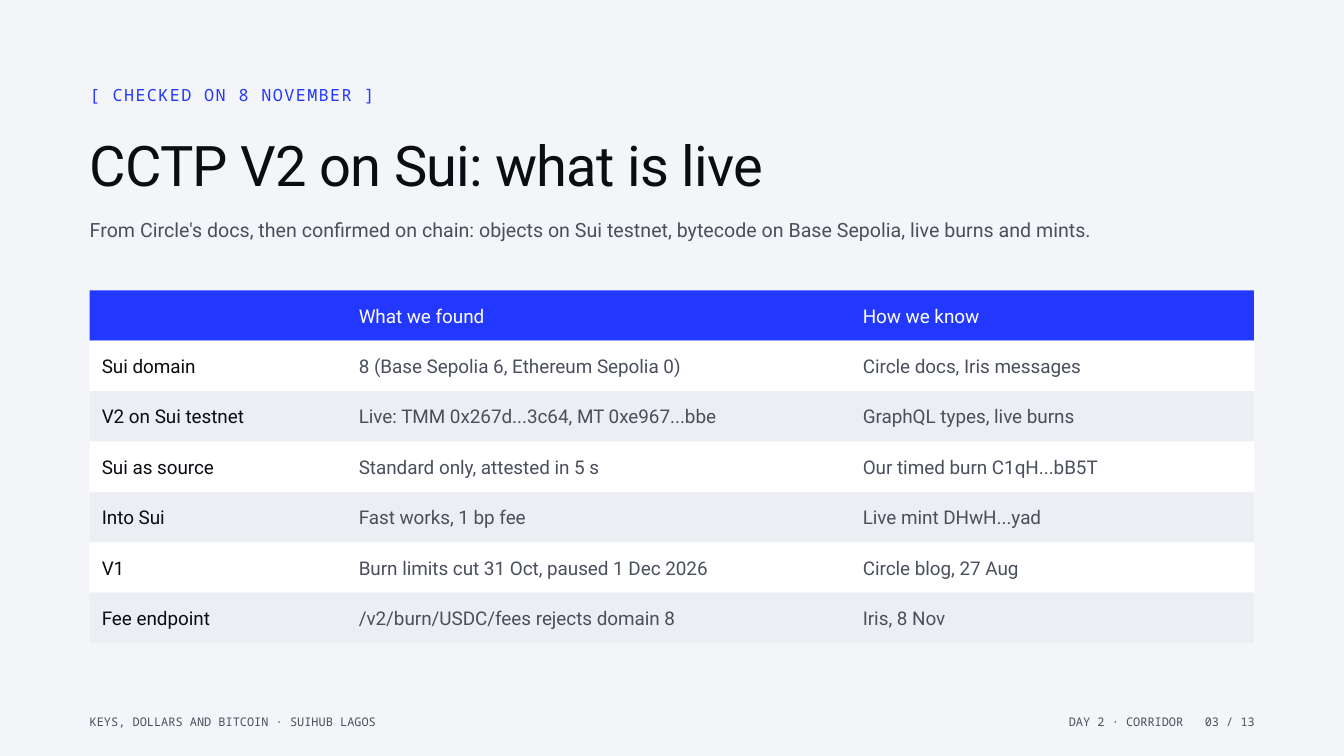
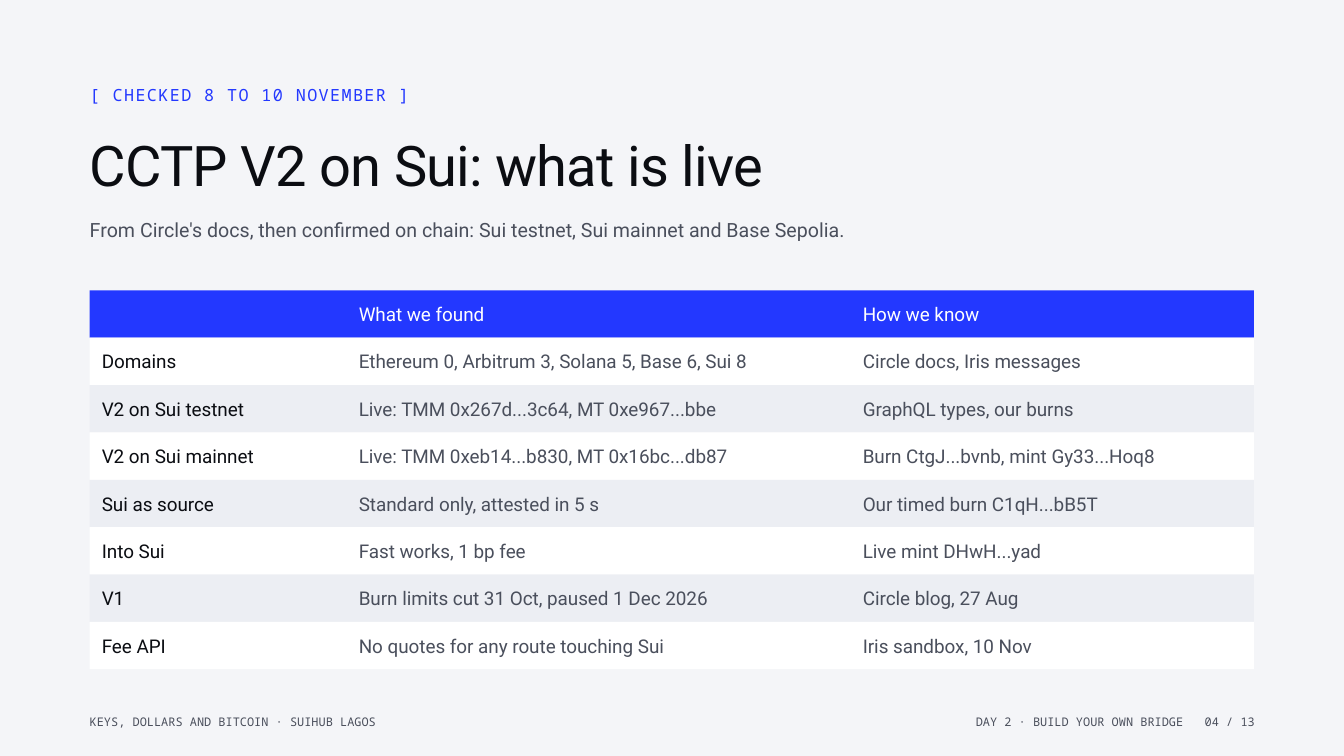
Before and after one commit to Nuel-osas/day2-corridor, a slide deck: slide 4 of teaching/Day2_Build_Your_Own_Bridge.pptx (slide 3 before the commit). Drawn at 1344x756 pixels with LibreOffice and Linux fonts; fonts in the diff are those of the drawing. Boxes give left, top, right and bottom in pixels: in the first picture for what was removed or moved away, otherwise in the second. Text is boxed around its words. In the diff, an @@ line names an element or a change of style, - is before the commit and + after.

Commit message:
teaching: rebuild the Day 2 deck around building a Setsuna-style bridge app
The class is meant to teach students to build a bridge like bridge.setsuna.finance, and the first
deck taught one Sui to Base corridor. The thirteen slides now walk the product: the six parts of
a bridge app, what CCTP V2 runs on Sui (testnet and mainnet), the four steps, wallets per
ecosystem, Bridge Kit for EVM, our own PTBs for Sui, who pays the gas, the fee, half-done
transfers, proof from the live app, and the gotchas. Rejected: adding slides on top of the old
deck, which would break the thirteen-slide limit and keep teaching the narrower app first.

```diff
--- a/teaching/Day2_Build_Your_Own_Bridge.pptx
+++ b/teaching/Day2_Build_Your_Own_Bridge.pptx
@@ text at [113,89,386,101]: text changed @@
-[ CHECKED ON 8 NOVEMBER ]
+[ CHECKED 8 TO 10 NOVEMBER ]
@@ text at [90,222,845,241]: text changed @@
-From Circle's docs, then confirmed on chain: objects on Sui testnet, bytecode on Base Sepolia, live burns and mints.
+From Circle's docs, then confirmed on chain: Sui testnet, Sui mainnet and Base Sepolia.
@@ text removed at [102,359,196,373] @@
-Sui domain
@@ text added at [102,354,176,368], 13.5 pt, text #0B0D12 @@
+Domains
@@ text removed at [359,358,680,377] @@
-8 (Base Sepolia 6, Ethereum Sepolia 0)
@@ text added at [359,354,747,371], 13.5 pt, text #4A4F5C @@
+Ethereum 0, Arbitrum 3, Solana 5, Base 6, Sui 8
@@ 3 texts, 2 rectangles: place and size @@
-3 texts, 2 rectangles at [90,341,1254,442]
+3 texts, 2 rectangles at [90,338,1254,433]
@@ text at [863,402,1073,420]: text changed @@
-GraphQL types, live burns
+GraphQL types, our burns
@@ rectangle: place and size @@
-rectangle at [90,442,1254,492]
+rectangle at [90,433,1254,480]
@@ text added at [102,449,254,463], 13.5 pt, text #0B0D12 @@
+V2 on Sui mainnet
@@ text added at [359,449,728,466], 13.5 pt, text #4A4F5C @@
+Live: TMM 0xeb14...b830, MT 0x16bc...db87
@@ text added at [863,449,1155,467], 13.5 pt, text #4A4F5C @@
+Burn CtgJ...bvnb, mint Gy33...Hoq8
@@ rectangle: place and size @@
-rectangle at [90,492,1254,542]
+rectangle at [90,480,1254,527]
@@ 3 texts: place and size @@
-3 texts at [102,460,1098,478]
+3 texts at [102,497,1098,515]
@@ rectangle: place and size @@
-rectangle at [90,542,1254,593]
+rectangle at [90,527,1254,575]
@@ 3 texts: place and size @@
-3 texts at [102,509,1041,528]
+3 texts at [102,543,1041,562]
@@ rectangle: place and size @@
-rectangle at [90,593,1254,643]
+rectangle at [90,575,1254,622]
@@ text "V1": place and size @@
-text "V1" at [102,561,125,575]
+text "V1" at [102,591,125,605]
@@ text "Burn limits cut 31 Oct, ...": place and size @@
-text "Burn limits cut 31 Oct, ..." at [359,561,707,579]
+text "Burn limits cut 31 Oct, ..." at [359,591,707,609]
@@ text "Circle blog, 27 Aug": place and size @@
-text "Circle blog, 27 Aug" at [863,561,1018,579]
+text "Circle blog, 27 Aug" at [863,591,1018,609]
@@ rectangle added at [90,622,1254,669], fill #FFFFFF @@
@@ text removed at [359,610,675,629] @@
-/v2/burn/USDC/fees rejects domain 8
@@ text at [102,639,166,653]: text changed @@
-Fee endpoint
+Fee API
@@ text added at [359,638,664,657], 13.5 pt, text #4A4F5C @@
+No quotes for any route touching Sui
@@ text at [863,639,1032,656]: text changed @@
-Iris, 8 Nov
+Iris sandbox, 10 Nov
@@ text at [976,717,1255,726]: text changed @@
-DAY 2 · CORRIDOR 03 / 13
+DAY 2 · BUILD YOUR OWN BRIDGE 04 / 13
```
Also in this commit, not shown: 5 other slides changed, 7 slides added, 7 slides removed, 4 other files.
